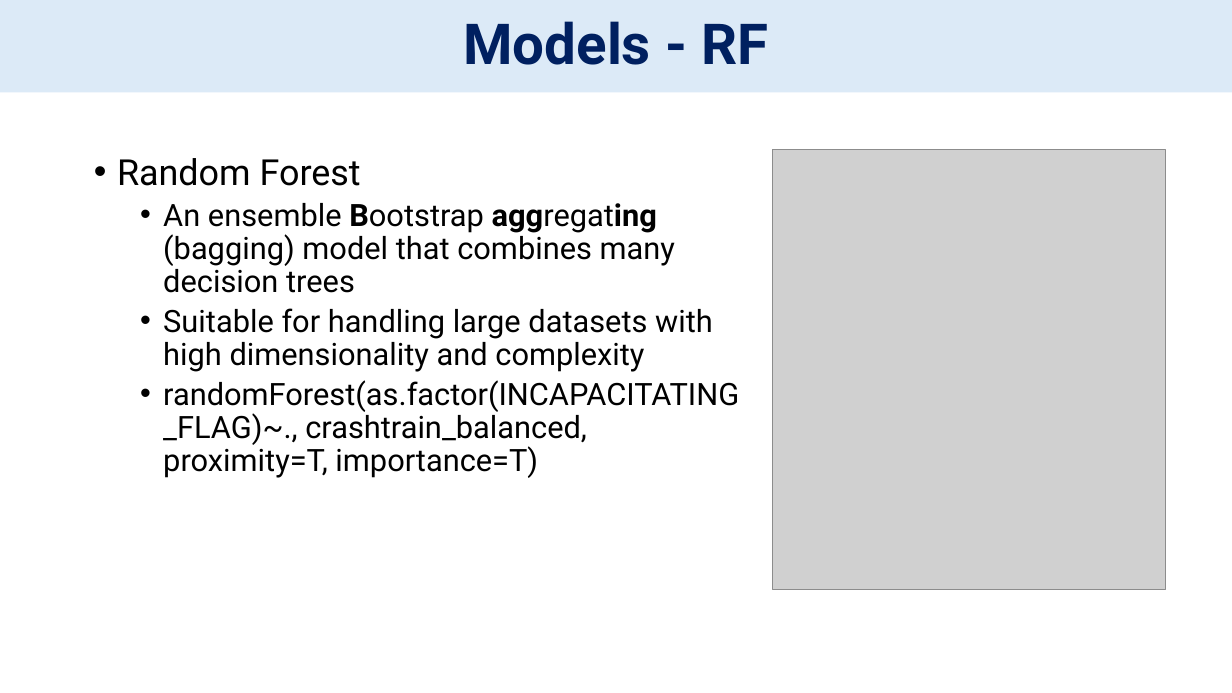
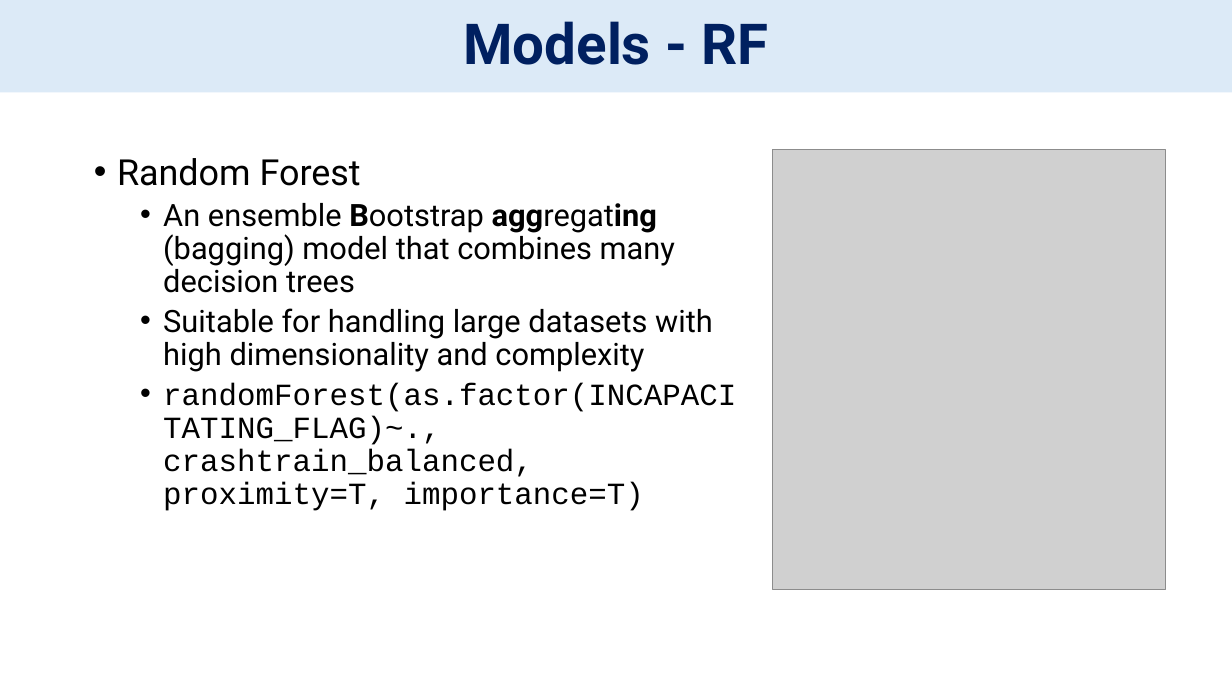
Before and after one commit to bofethe/signal-four, a slide deck: slide 10 of PredictiveCrashAnalysis.pptx. Drawn at 1232x693 pixels with LibreOffice and Linux fonts; fonts in the diff are those of the drawing; grey boxes stand for pictures. Boxes give left, top, right and bottom in pixels: in the first picture for what was removed or moved away, otherwise in the second. Text is boxed around its words. In the diff, an @@ line names an element or a change of style, - is before the commit and + after.

```diff
--- a/PredictiveCrashAnalysis.pptx
+++ b/PredictiveCrashAnalysis.pptx
@@ text at (163,382,736,511): font Roboto to Courier New in "randomForest(as.factor(INCAPACITATING_FLAG)~., crashtrain_ba ..." @@
```
Also in this commit, not shown: 3 other slides changed, 3 other files.
